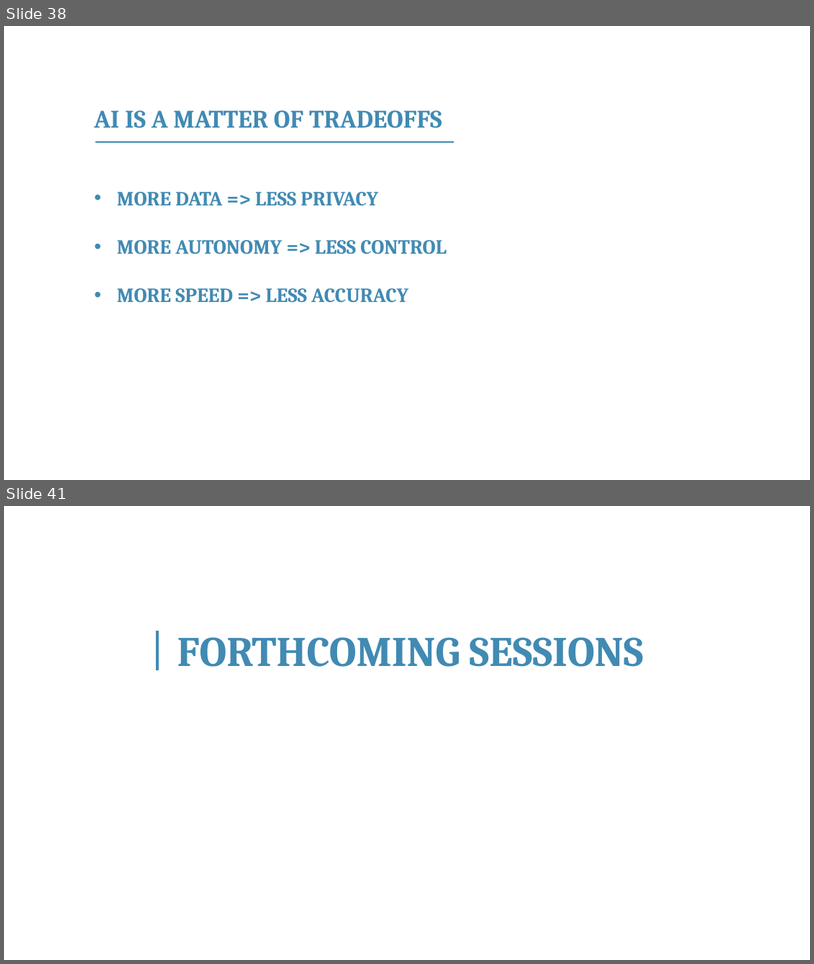
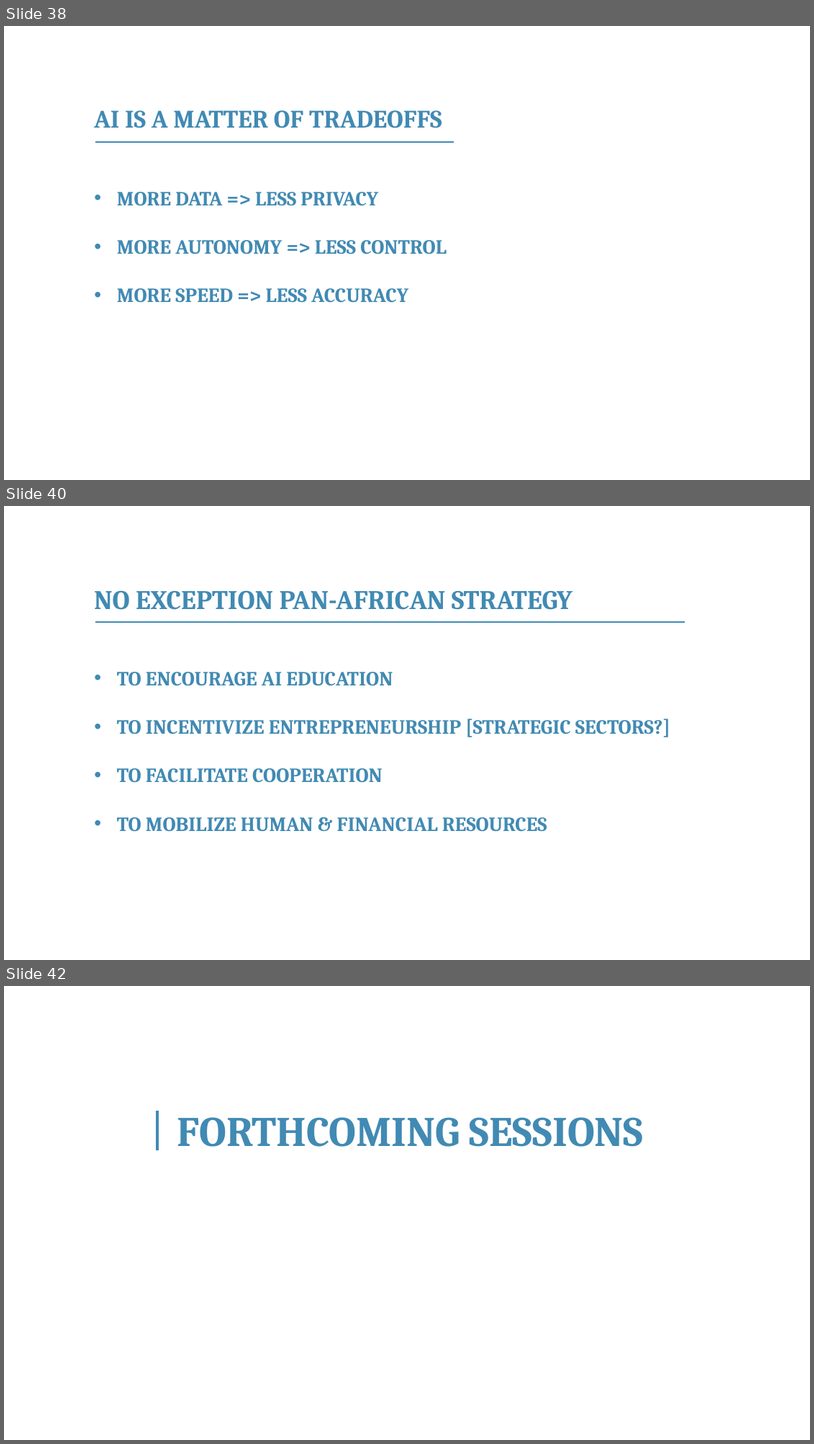
Before and after one commit to franckalbinet/itu-eaco-zanzibar-12-2018, a slide deck: presentations/session-4-intro-to-ai.pptx. Shown one above the other, each under a label of ours: slides 38 and 41 before the commit, slides 38, 40 and 42 after it; the slides between them are not shown. The pictures are 814x964 and 814x1444 pixels, drawn with LibreOffice and Linux fonts; fonts in the diff are those of the drawing; background and template pictures are left out. Boxes give left, top, right and bottom in pixels: in the first picture for what was removed or moved away, otherwise in the second. Text is boxed around its words. In the diff, an @@ line names an element or a change of style, - is before the commit and + after.

Commit message:
africas's strategy

```diff
--- a/presentations/session-4-intro-to-ai.pptx
+++ b/presentations/session-4-intro-to-ai.pptx
@@ slide 40 added at (x1=4, y1=506, x2=810, y2=960), background #FFFFFF @@
@@ text added at (x1=94, y1=590, x2=573, y2=610), 32 pt, text #418AB3, bold @@
+NO EXCEPTION PAN-AFRICAN STRATEGY
@@ line added from (95, 622) to (686, 622), #418AB3 1 pt @@
@@ text added at (x1=117, y1=672, x2=671, y2=831), 24 pt, text #418AB3, bold @@
+• TO ENCOURAGE AI EDUCATION
+• TO INCENTIVIZE ENTREPRENEURSHIP [STRATEGIC SECTORS?]
+• TO FACILITATE COOPERATION
+• TO MOBILIZE HUMAN & FINANCIAL RESOURCES
@@ what was slide 41 is now slide 42 @@
```
Also in this commit, not shown: 3 slides changed, 1 other slide added, 1 slide removed, 1 other file.
